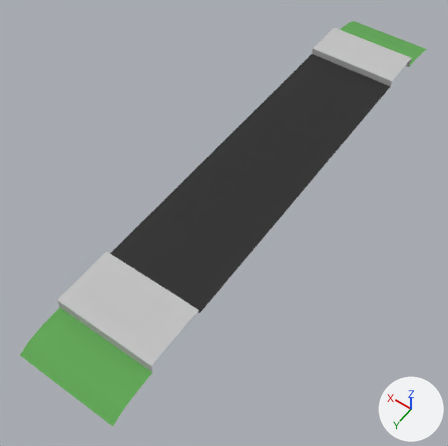
The glTF model test/assets/meshes/StreetProfile.glb as it was, and as the next commit left it.
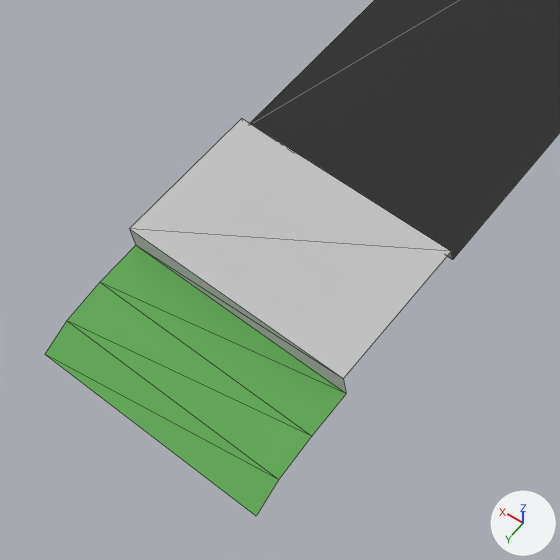
Each version is shown whole from a 50 mm camera at (-5.29, 6.91, 8.93) aimed at (-0.88, 0.73, -0.78), then close up on the part from 0% to 55% of the width and 45% to 100% of the height. The axes (+X, +Y, +Z) are drawn at lower right. The lights are the same throughout. The close-ups show mesh edges as thin lines. Vertices at the same position are counted once.
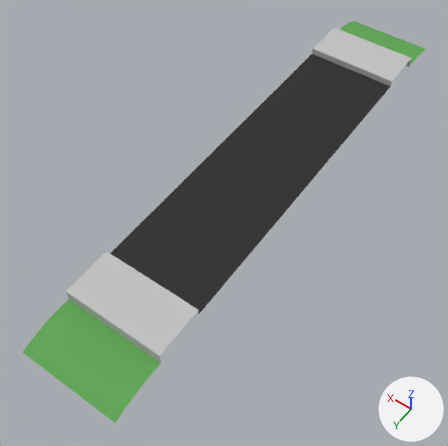
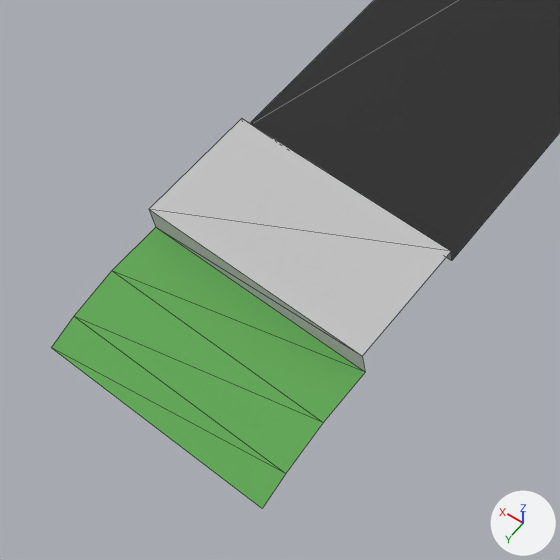
The newer file is also turned or shifted as a whole; pictures and numbers use the older file's frame.

Patch to the scene script:
```diff
--- a/test/assets/meshes/StreetProfile.glb.py
+++ b/test/assets/meshes/StreetProfile.glb.py
@@ me_plane @@
 me_plane.from_pydata(...)  # 28 vertices, 26 faces; spans x -2.0..0.0, y -6.1..5.16, z -0.28..0.14
 # used by ob_plane; location = (0.0, 0.0, 0.0)
 # verts and faces of me_plane; kept vertices keep their numbers, new ones are numbered from 28
 # before: 2 (-2.0, 2.99, 0.0) at pixel (452, 259), 3 (0.0, 2.99, 0.0)
 # before: 6 (-2.0, 4.2, 0.14) at pixel (343, 378), 7 (0.0, 4.2, 0.14) at pixel (129, 228), 8 (-2.0, 4.2, -0.09) at pixel (346, 393), 9 (0.0, 4.2, -0.09) at pixel (135, 245), 16 (-2.0, 4.57, -0.11) at pixel (311, 436)
 # before: 17 (0.0, 4.57, -0.11) at pixel (99, 282), 18 (-2.0, 4.91, -0.16) at pixel (278, 479), 19 (0.0, 4.91, -0.16) at pixel (66, 320), 20 (-2.0, 5.16, -0.28) at pixel (256, 516), 21 (0.0, 5.16, -0.28) at pixel (44, 354)
+# me_plane part 1
+verts[2] = (-2.0, 3.0, 0.0)  # moved, pixel (451, 260)
+verts[3] = (0.0, 3.0, 0.0)  # moved
+# me_plane part 2
+verts[6] = (-2.0, 4.0, 0.14)  # moved, pixel (362, 356)
+verts[7] = (0.0, 4.0, 0.14)  # moved, pixel (148, 209)
+verts[8] = (-2.0, 4.0, -0.11)  # moved, pixel (365, 372)
+verts[9] = (0.0, 4.0, -0.11)  # moved, pixel (155, 227)
+verts[16] = (-2.0, 4.45, -0.11)  # moved, pixel (323, 422)
+verts[17] = (0.0, 4.45, -0.11)  # moved, pixel (111, 270)
+verts[18] = (-2.0, 4.85, -0.19)  # moved, pixel (285, 473)
+verts[19] = (0.0, 4.85, -0.19)  # moved, pixel (73, 316)
+verts[20] = (-2.0, 5.1, -0.28)  # moved, pixel (262, 508)
+verts[21] = (0.0, 5.1, -0.28)  # moved, pixel (51, 347)
 me_plane.materials.append(mat_street)
```

What differs and where, as boxes [x1, y1, x2, y2] in the close-ups (560 x 560 px; the box of a moved part takes in the faces that stretch with it):
'Plane', reshaped
    before: [45, 0, 560, 516]
    after: [51, 0, 560, 508]
part 1 of me_plane, moved or reshaped
    before: [250, 0, 560, 260]
    after: [250, 0, 560, 261]
part 2 of me_plane, moved or reshaped
    before: [45, 121, 450, 516]
    after: [51, 121, 450, 508]
